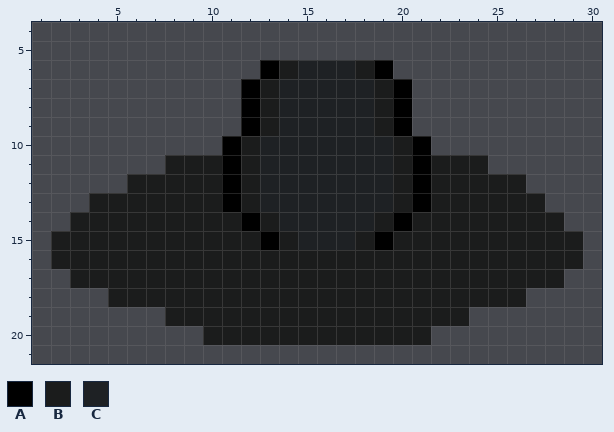
Edited in one commit: pixel-art sprite (client/player-walk-3.png). This is how it looked before the edit.
The file is 32x32 pixels. Colours within 5 levels of each other are drawn and written as one. Shown: x 1..30, y 4..21. The old version is drawn lined up with the new one.
Palette (. is transparent): A #000000  B #1b1c1c  C #1e2124
Once edited:
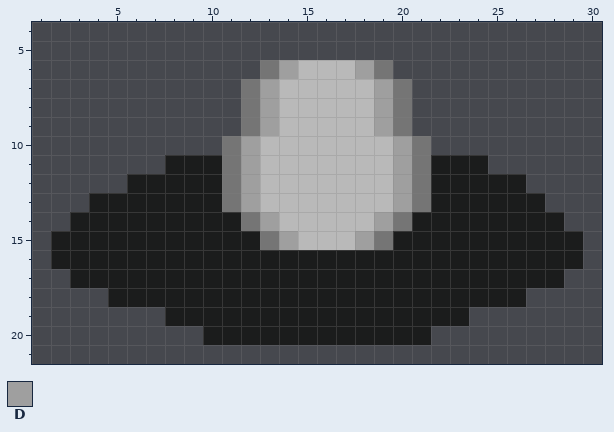
Colours new in this view: D #9f9f9f
Author's note on the commit: Splash (new name proposal) + walk animation review
The exact change:
whole drawing moved by +0,-5 (the old picture is shown already moved)
colour A: #000000 -> #757575
colour C: #1e2124 -> #b9b9b9
Changed rows in their new state; - is a pixel that keeps its letter.
first column x 12:
 6 --D---D--
 7 -D-----D-
 8 -D-----D-
 9 -D-----D-
10 D-------D
11 D-------D
12 D-------D
13 D-------D
14 -D-----D-
15 --D---D--
